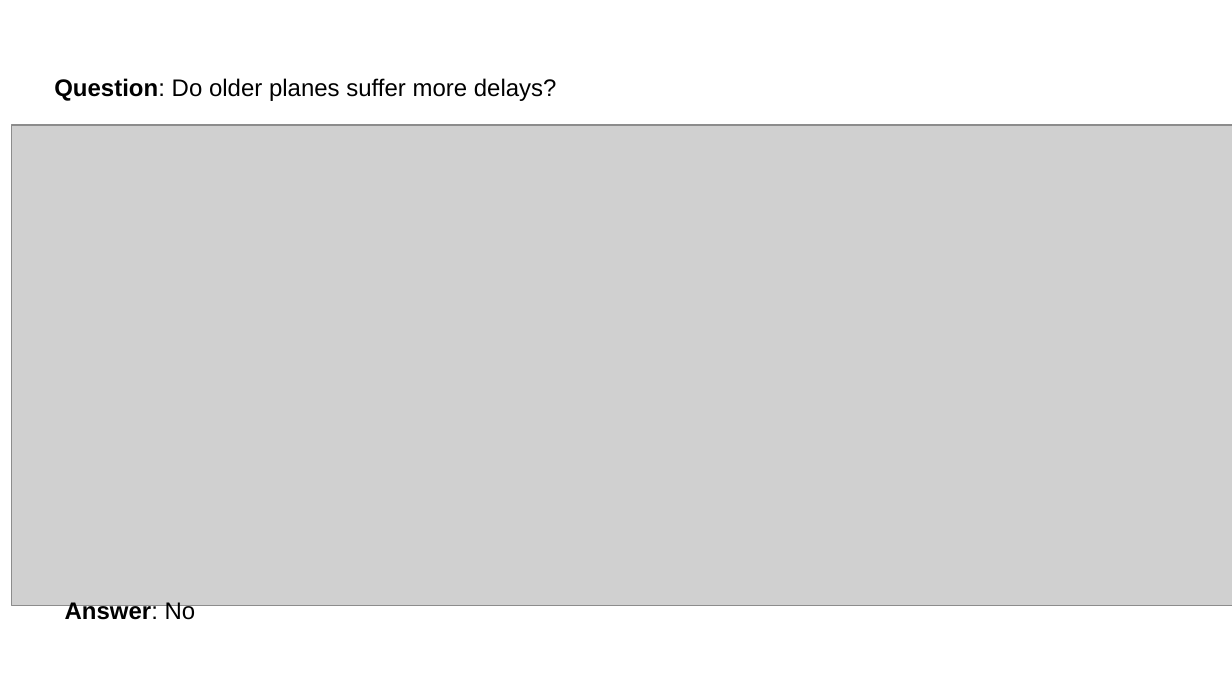
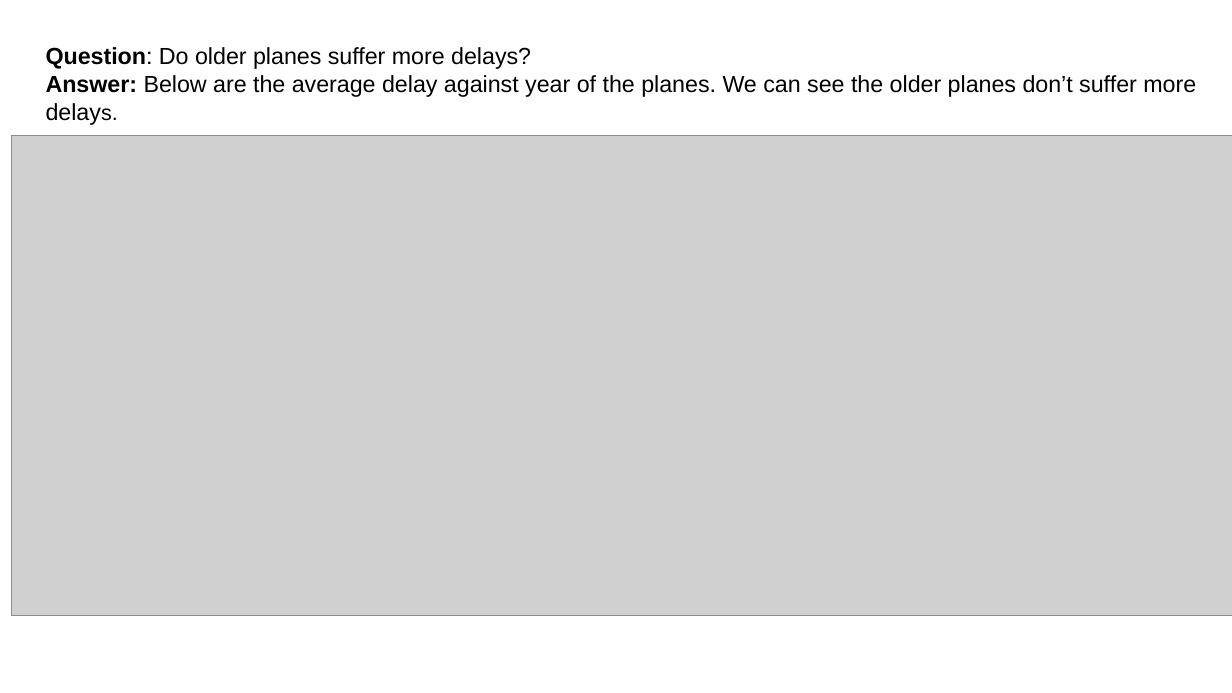
Before and after one commit to huangc11/Springboard, a slide deck: slide 9 of proj_03_Capstone/step_10 presentation/Air Time On Time System.pptx. Drawn at 1232x693 pixels with LibreOffice and Linux fonts; fonts in the diff are those of the drawing; grey boxes stand for pictures. Boxes give left, top, right and bottom in pixels: in the first picture for what was removed or moved away, otherwise in the second. Text is boxed around its words. In the diff, an @@ line names an element or a change of style, - is before the commit and + after.

```diff
--- a/proj_03_Capstone/step_10 presentation/Air Time On Time System.pptx
+++ b/proj_03_Capstone/step_10 presentation/Air Time On Time System.pptx
@@ title "Question: Do older planes suffer ...": place and size @@
-title "Question: Do older planes suffer ..." at (54, 78, 557, 101)
+title "Question: Do older planes suffer ..." at (46, 47, 1196, 97)
@@ title at (46, 47, 531, 69): size 14 to 13.6 pt in "Question: Do older planes suffer more delays?" @@
@@ title at (46, 75, 1196, 97): paragraph added @@
+Answer: Below are the average delay against year of the planes. We can see the older planes don’t suffer more delays.
@@ picture: place and size @@
-picture at (11, 126, 1232, 606)
+picture at (11, 136, 1232, 616)
@@ title removed at (65, 602, 196, 625) @@
-Answer: No
```
Also in this commit, not shown: 4 other slides changed, 1 slide added, 1 slide removed.
